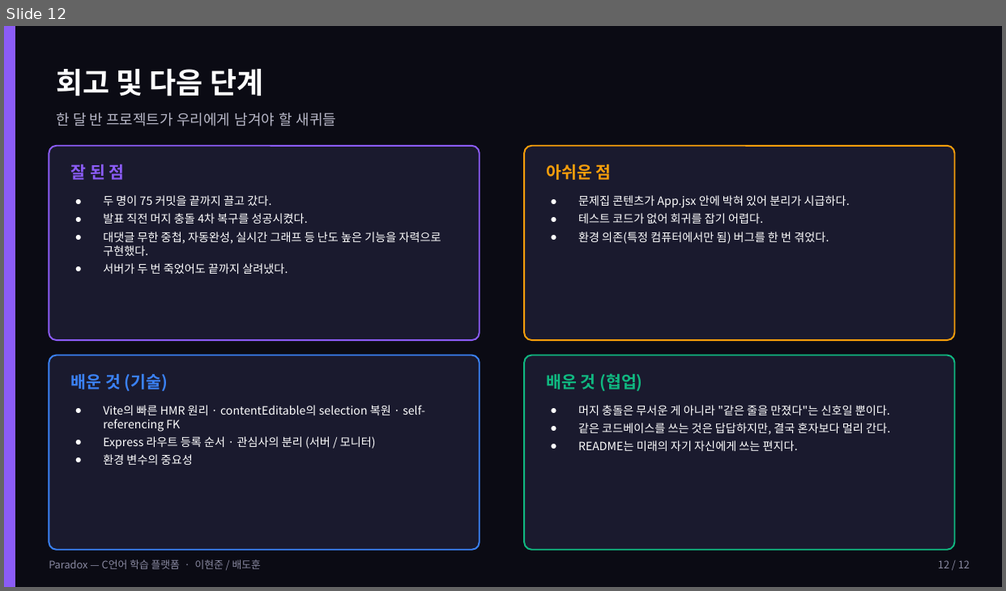
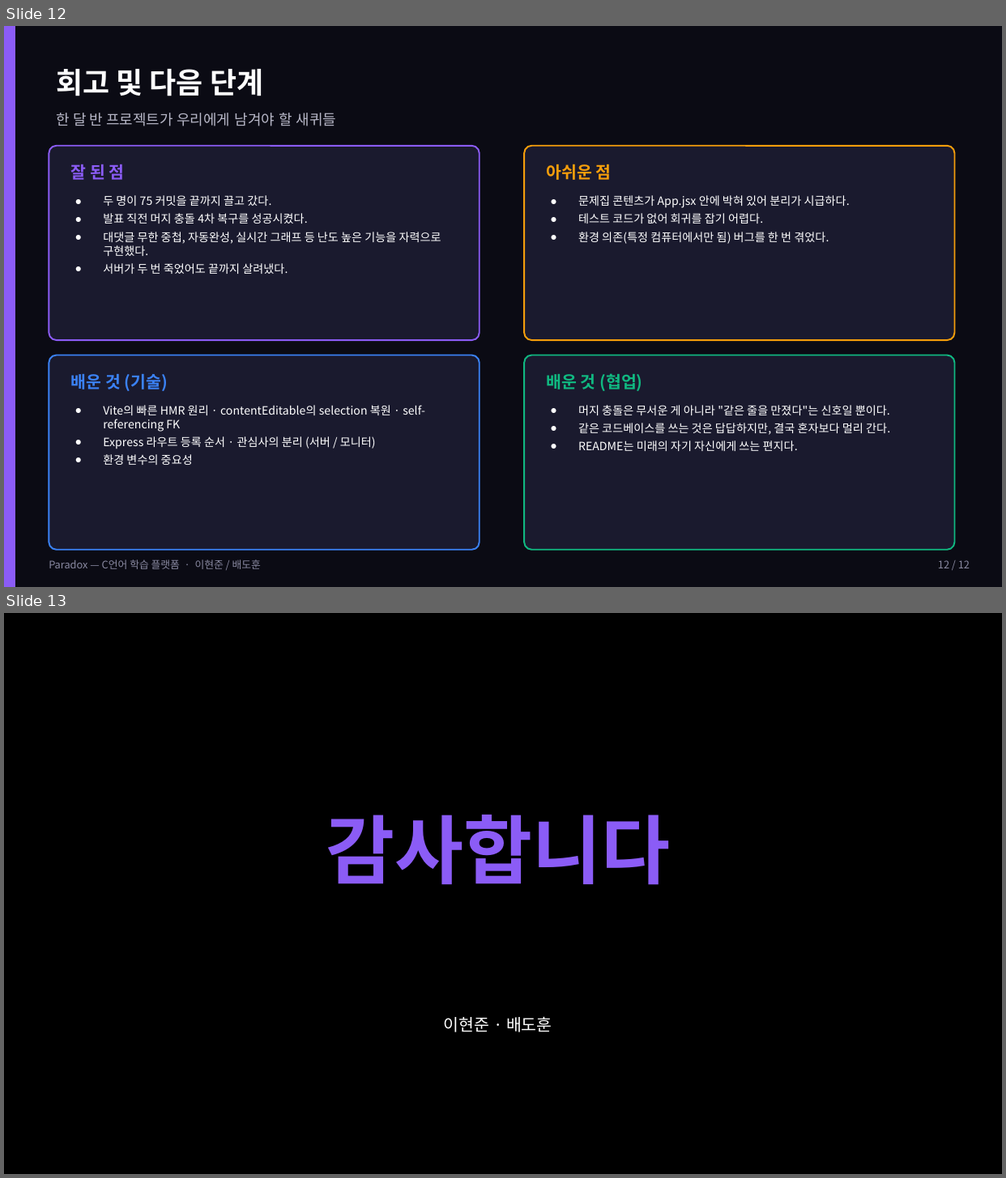
Before and after one commit to dummy1027/nine-tailed-fox, a slide deck: 연구일지/Paradox_연구발표.pptx. Shown one above the other, each under a label of ours: slide 12 before the commit, slides 12 and 13 after it. The pictures are 1006x591 and 1006x1178 pixels, drawn with LibreOffice and Linux fonts; fonts in the diff are those of the drawing. Boxes give left, top, right and bottom in pixels: in the first picture for what was removed or moved away, otherwise in the second. Text is boxed around its words. In the diff, an @@ line names an element or a change of style, - is before the commit and + after.

```diff
--- a/연구일지/Paradox_연구발표.pptx
+++ b/연구일지/Paradox_연구발표.pptx
@@ slide 13 added at (4,613,1002,1174), background #000000 @@
@@ text added at (326,815,670,885), 72 pt, text #8B5CF6, bold @@
+감사합니다
@@ text added at (444,1016,552,1033), 16 pt, text #FFFFFF @@
+이현준 · 배도훈
```
Also in this commit, not shown: 1 other file.
